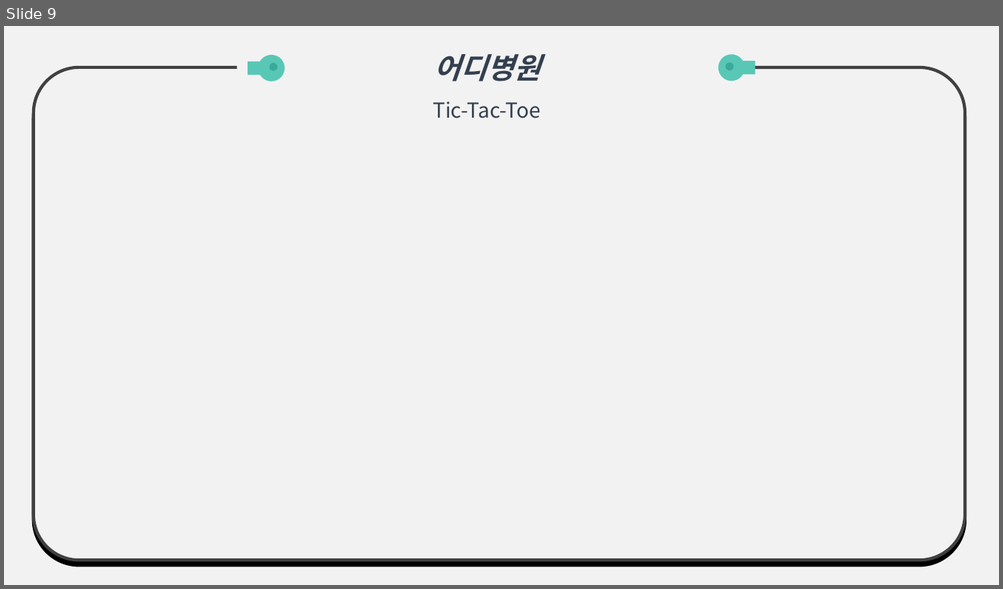
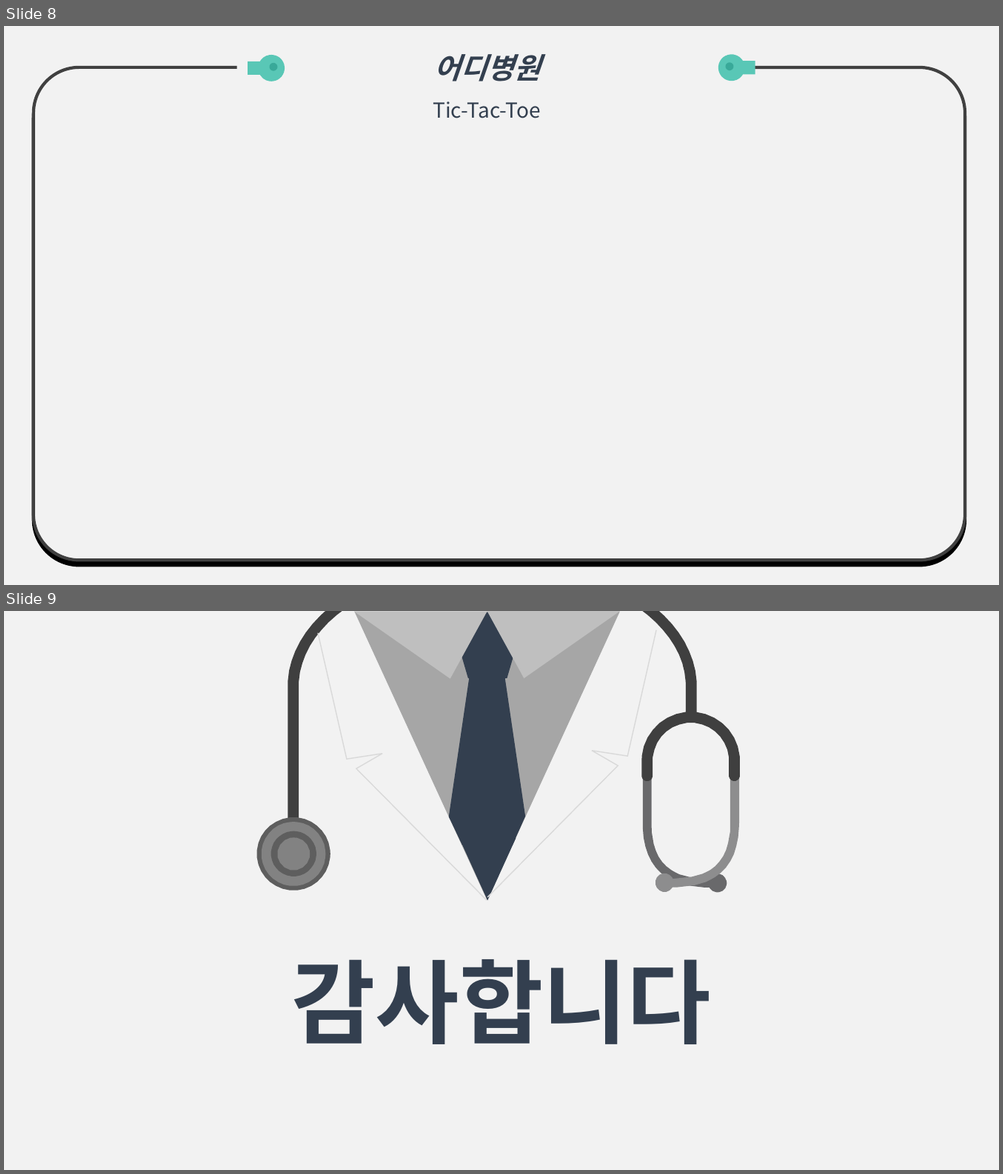
Before and after one commit to WOOLUCY/scriptlang, a slide deck: TermProject/Presentation/Planning/PPT 1.pptx. Shown one above the other, each under a label of ours: slide 9 before the commit, slides 8 and 9 after it. The pictures are 1003x589 and 1003x1174 pixels, drawn with LibreOffice and Linux fonts; fonts in the diff are those of the drawing. Boxes give left, top, right and bottom in pixels: in the first picture for what was removed or moved away, otherwise in the second. Text is boxed around its words. In the diff, an @@ line names an element or a change of style, - is before the commit and + after.

```diff
--- a/TermProject/Presentation/Planning/PPT 1.pptx
+++ b/TermProject/Presentation/Planning/PPT 1.pptx
@@ slide 9 added at [4,611,999,1170], background #F2F2F2 @@
@@ group added at [257,611,740,901]: 14 freeform shapes, 4 triangles, 1 pentagon @@
@@ text added at [292,960,711,1045], 88 pt, text #333F50, bold @@
+감사합니다
@@ what was slide 9 is now slide 8 @@
```
Also in this commit, not shown: 2 slides changed, 4 slides removed.
